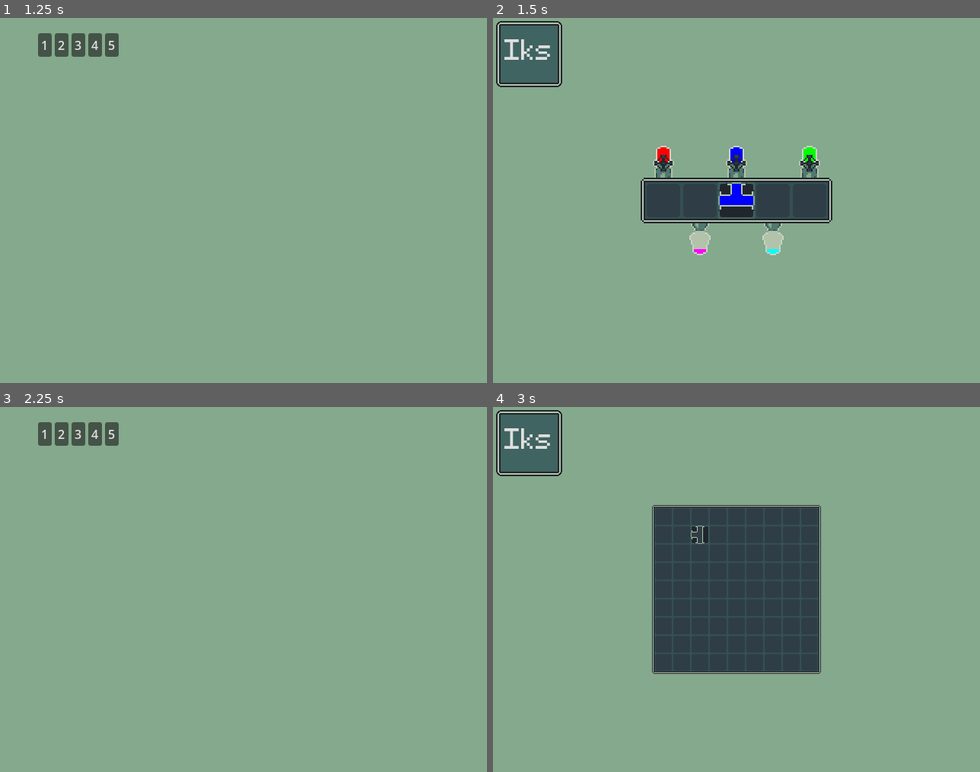
Above: before the commit, frames 1-4 (two rows, left to right).
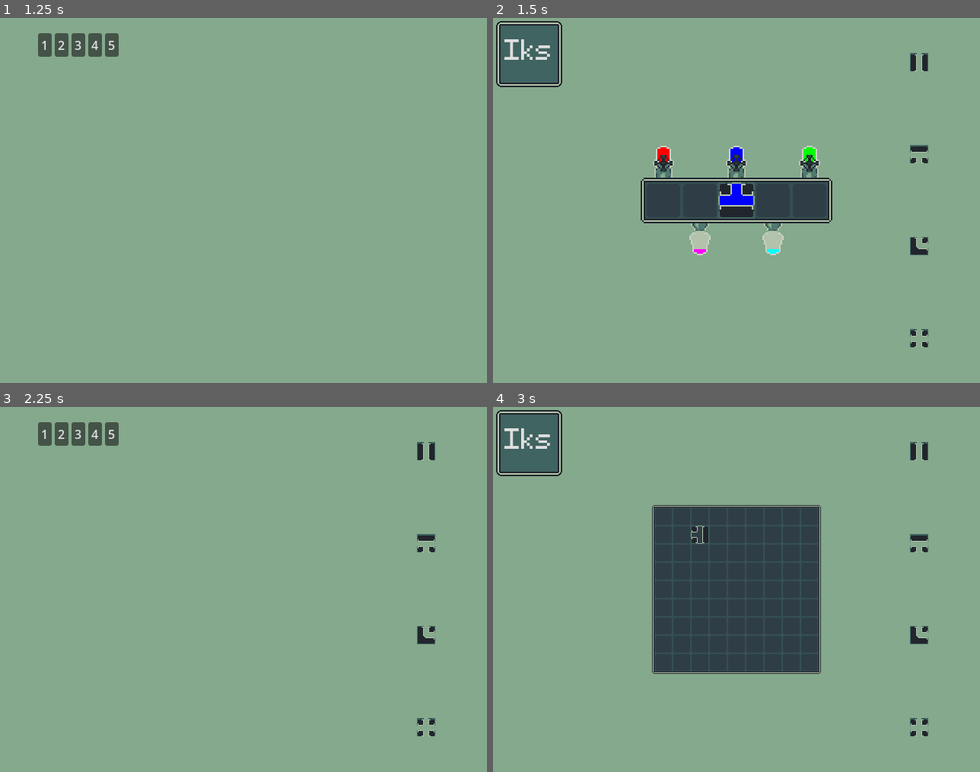
Above: after the commit, the same moments.

Repository: feargrinn/spacejam2024
Game: Godot game, scene res://node_2d.tscn
Same seed, same stepped clock (60 frames per second), same inputs: the game is played once before the commit and once after it.
Inputs (mouse positions are in pixels of both pictures, inside the frame that each line leads up to):
- Up to frame 1 (1.25 s): click (243, 142) at 0.5 s
- Up to frame 2 (1.5 s): click "1" at 1.25 s
- Up to frame 3 (2.25 s): click "Iks" at 2 s
- Up to frame 4 (3 s): click "2" at 2.75 s

Frame 1 is identical in both runs. In frame 2, 0.5% of the frame differs, in the area x 85-90%, y 9-91%; in frame 3, 0.5%; in frame 4, 0.5%.

Commit message:
Files that should have been also commited - fixed placing tiles

Diff:
--- a/TilePlacing.gd
+++ b/TilePlacing.gd
@@ -12,8 +12,8 @@
 
 
 func _on_mouse_entered_tile(extra_arg_0):
-	get_parent().get_child(2).current_tile = extra_arg_0
+	get_parent().get_child(4).current_tile = extra_arg_0
 
 
 func _on_i_mouse_exited():
-	get_parent().get_child(2).current_tile = null
+	get_parent().get_child(4).current_tile = null
--- a/game.gd
+++ b/game.gd
@@ -32,5 +32,6 @@
 	add_child(new_map)
 	current_map = new_map
 	$LeverPicker.hide()
+	$TilePicker.show()
 	$ExitLevel.show()
 	current_map.show()
Not shown: 1 places in game.tscn that only renumber resources
